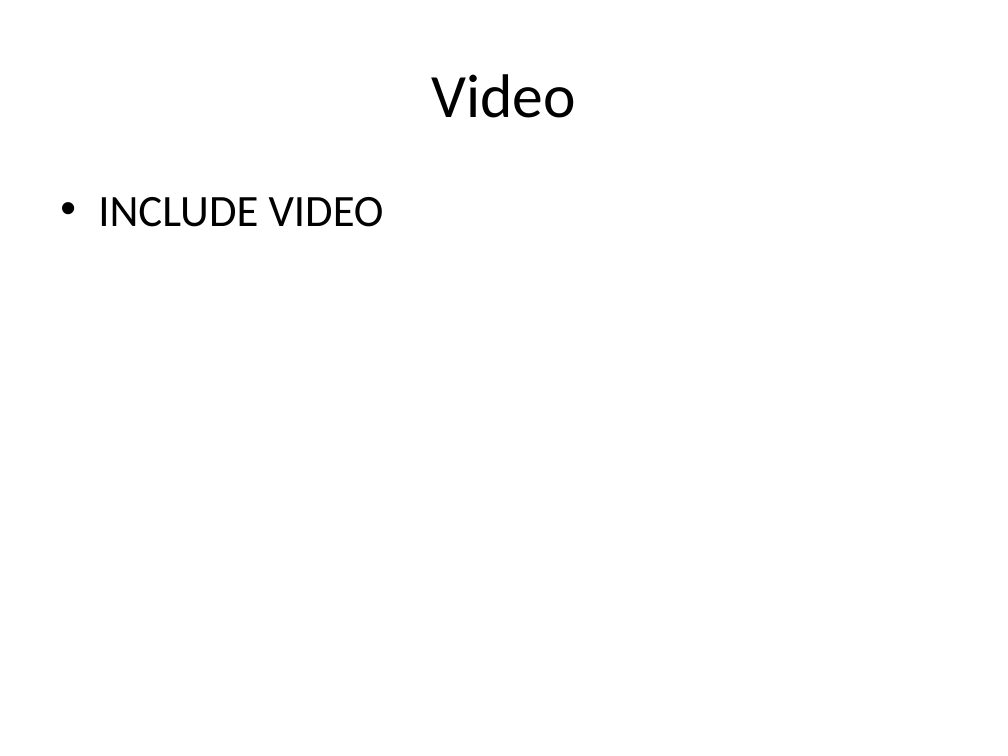
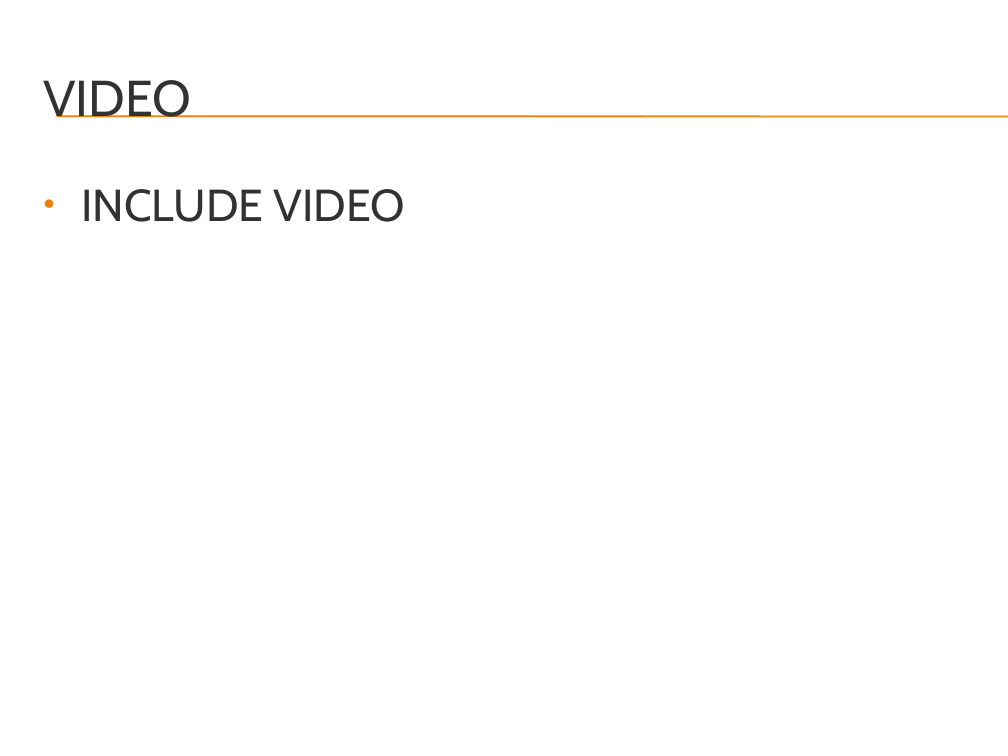
Before and after one commit to rasmusto/falcon, a slide deck: slide 3 of documentation/week8_presentation/Falcon - Quadrotor Flight Control System.pptx. Drawn at 1008x756 pixels with LibreOffice and Linux fonts; fonts in the diff are those of the drawing; background and template pictures are left out. Boxes give left, top, right and bottom in pixels: in the first picture for what was removed or moved away, otherwise in the second. Text is boxed around its words. In the diff, an @@ line names an element or a change of style, - is before the commit and + after.

Commit message:
Gave the power point a theme and some small changes

```diff
--- a/documentation/week8_presentation/Falcon - Quadrotor Flight Control System.pptx
+++ b/documentation/week8_presentation/Falcon - Quadrotor Flight Control System.pptx
@@ title at bbox=[44, 80, 192, 117]: text changed; size 44 to 36 pt; font Calibri to Cabin; text colour #000000 to #323232 @@
-Video
+VIDEO
@@ line added from (56, 116) to (1008, 116), #F07F09 0.75 pt @@
@@ line added from (56, 117) to (1008, 117), #F07F09 0.75 pt @@
@@ text "INCLUDE VIDEO": place and size @@
-text "INCLUDE VIDEO" at bbox=[98, 197, 384, 227]
+text "INCLUDE VIDEO" at bbox=[81, 189, 406, 222]
@@ text "INCLUDE VIDEO" at bbox=[81, 189, 406, 222]: font Calibri to Cabin, text colour #000000 to #323232 @@
```
Also in this commit, not shown: 10 other slides changed.
